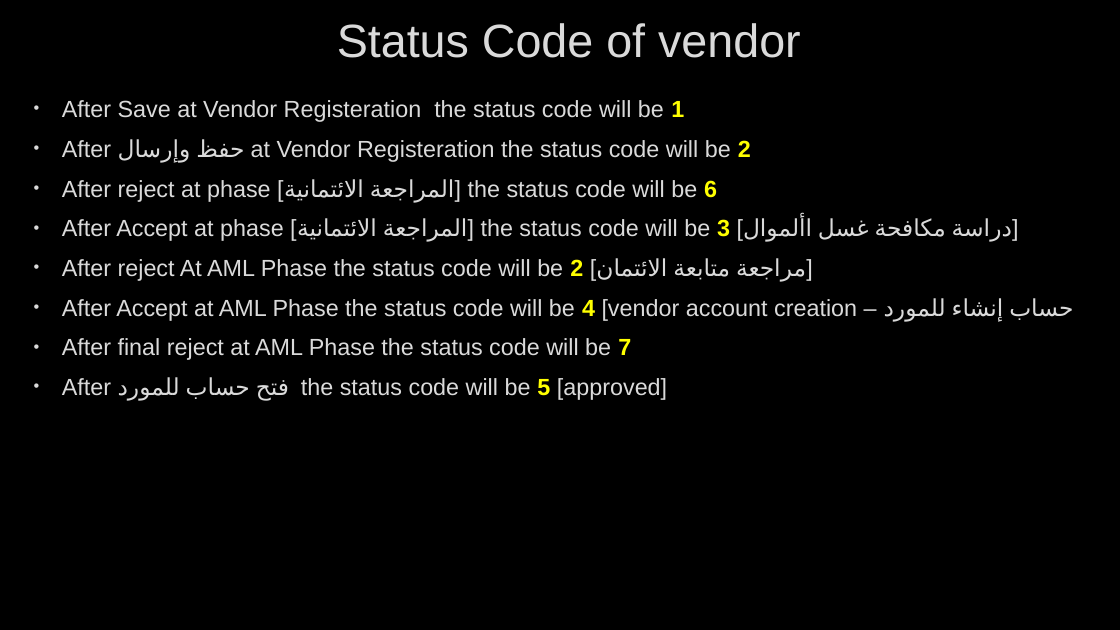
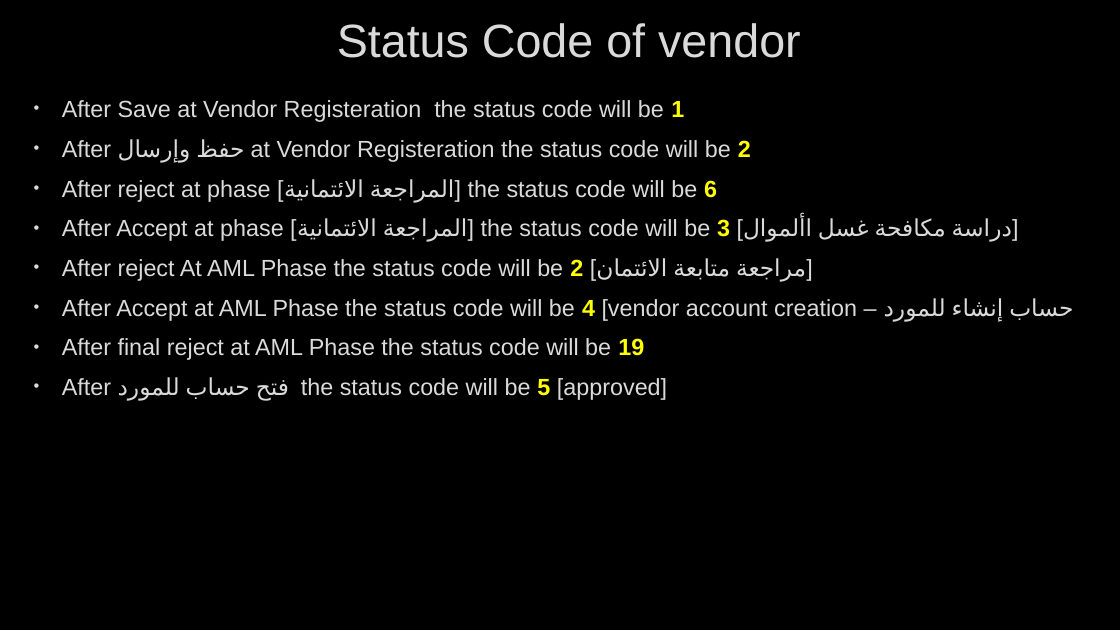
Before and after one commit to AhmedMohamedSamir1/Summary, a slide deck: slide 264 of Dot Net/Business.pptx (slide 241 before the commit). Drawn at 1120x630 pixels with LibreOffice and Linux fonts; fonts in the diff are those of the drawing; background and template pictures are left out. Boxes give left, top, right and bottom in pixels: in the first picture for what was removed or moved away, otherwise in the second. Text is boxed around its words. In the diff, an @@ line names an element or a change of style, - is before the commit and + after.

```diff
--- a/Dot Net/Business.pptx
+++ b/Dot Net/Business.pptx
@@ text at (62,338,644,360): text changed @@
-• After final reject at AML Phase the status code will be 7
+• After final reject at AML Phase the status code will be 19
```
Also in this commit, not shown: 15 other slides changed, 38 slides added, 2 slides removed, 7 other files.
